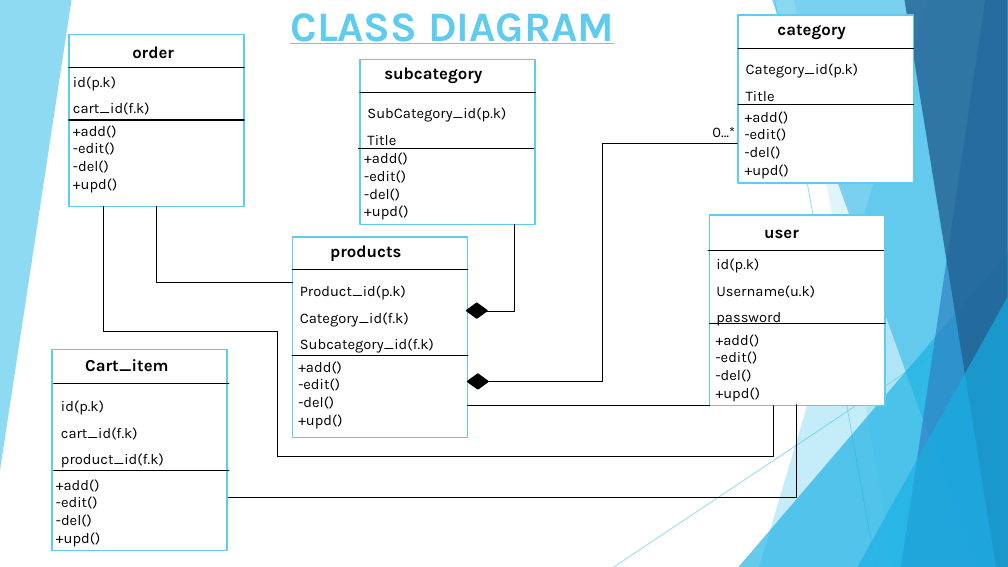
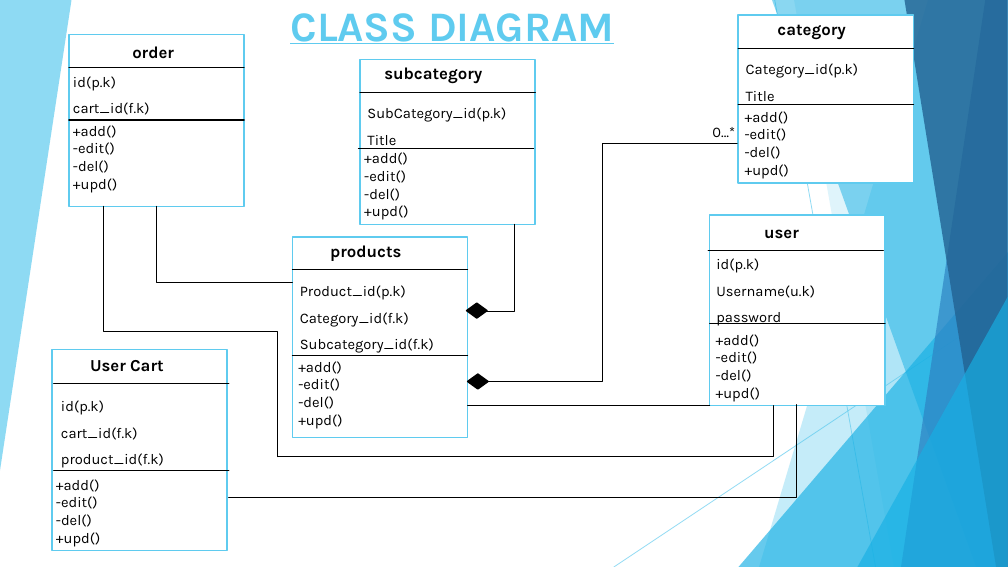
Before and after one commit to vivek-patel007/agwiscart-project, a slide deck: slide 21 of documents/project-agwiscart.pptx. Drawn at 1008x567 pixels with LibreOffice and Linux fonts; fonts in the diff are those of the drawing. Boxes give left, top, right and bottom in pixels: in the first picture for what was removed or moved away, otherwise in the second. Text is boxed around its words. In the diff, an @@ line names an element or a change of style, - is before the commit and + after.

```diff
--- a/documents/project-agwiscart.pptx
+++ b/documents/project-agwiscart.pptx
@@ text at [90,360,164,372]: text changed @@
-Cart_item
+User Cart
```
Also in this commit, not shown: 5 other slides changed, 5 slides added, 1 other file.
